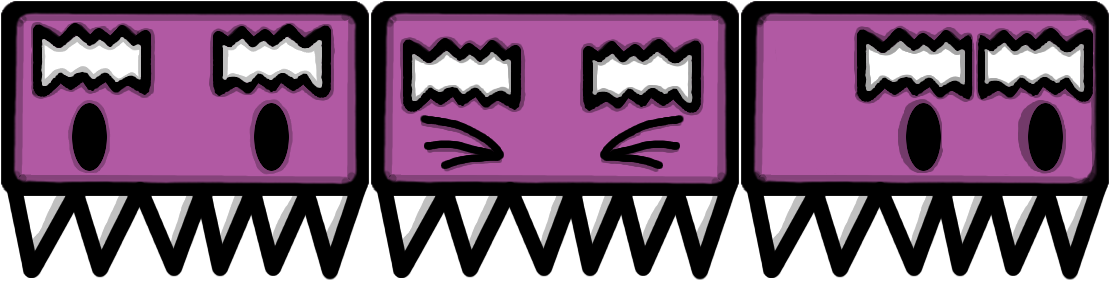
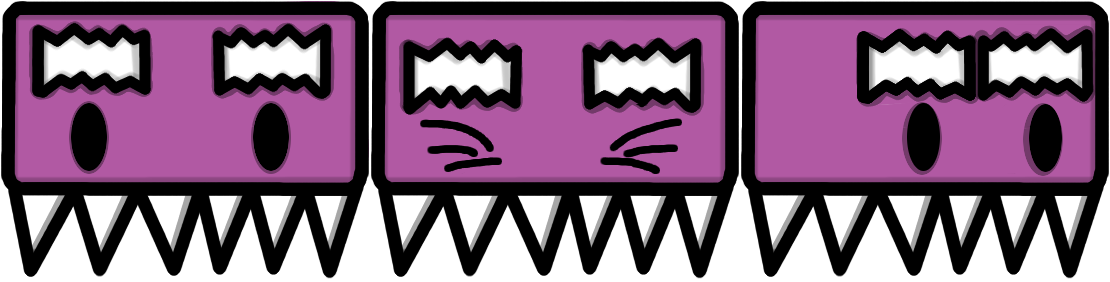
Before/after of a 1110×282 layered artwork. What changed in the layer stack:
removed group "move group" (7 layers) over [741,1,1109,280]
removed layer "move shadows" from group "move group" over [751,12,1102,257]
removed layer "move spikes" from group "move group" over [746,177,1108,280]
removed layer "move right brow" from group "move group" over [966,25,1096,105]
removed layer "move left brow" from group "move group" over [854,27,978,103]
removed layer "move body" from group "move group" over [741,1,1109,197]
removed group "down group" (7 layers) over [371,1,739,280]
removed layer "down shadows" from group "down group" over [381,12,727,257]
removed layer "down spikes" from group "down group" over [376,177,738,280]
removed layer "down right eye" from group "down group" over [600,115,684,169]
removed layer "down left eye" from group "down group" over [420,115,504,169]
removed layer "down right brow" from group "down group" over [412,36,705,138]
removed layer "down left brow" from group "down group" over [400,37,526,113]
removed layer "down body" from group "down group" over [371,1,739,197]
removed group "idle group" (6 layers) over [1,1,369,280]
removed layer "idle shadows" from group "idle group" over [11,12,357,257]
removed layer "spikes" from group "idle group" over [6,177,368,280]
removed layer "idle eyes" from group "idle group" over [72,103,289,171]
removed layer "idle right brow" from group "idle group" over [42,19,343,123]
removed layer "idle left brow" from group "idle group" over [30,22,155,98]
removed layer "idle body" from group "idle group" over [1,1,369,197]
added layer "shadows" above "outline" over [5,6,1104,267]
added layer "outline" above "color" over [1,1,1109,279]
added layer "color" over [5,1,1108,254]
…and 2 more changes (2 removed)
